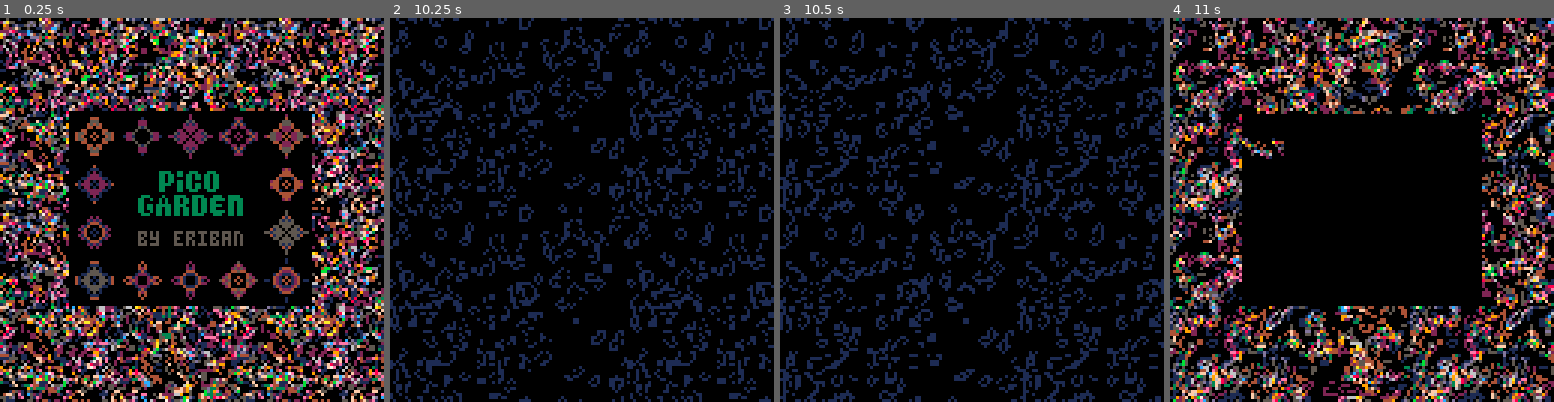
Above: before the commit, frames 1-4 (left to right).
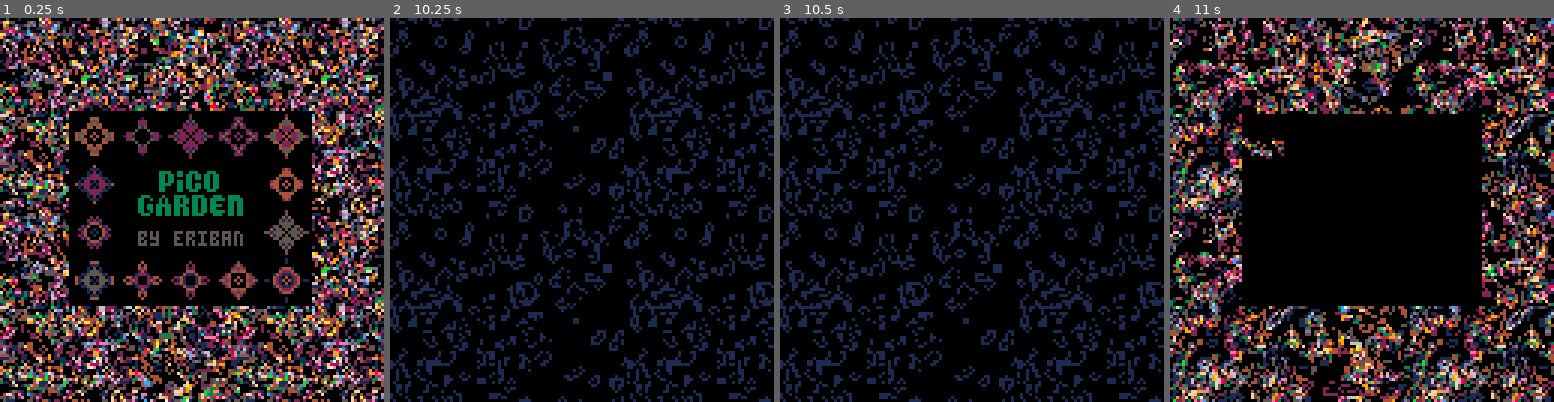
Above: after the commit, the same moments.

Repository: erwinbonsma/PicoGarden
Game: PICO-8 cartridge picogarden.p8
Same seed, same stepped clock (60 frames per second), same inputs: the game is played once before the commit and once after it.
Inputs:
- Up to frame 1 (0.25 s): no input
- Up to frame 2 (10.25 s): tap X (X key) at 0.33, 1.07, 1.85, 2.97, 4.08, 5.2, 6.32, 7.43, 8.55, 9.67 s; tap O (Z key) at 0.7, 1.7, 2.1, 2.5, 2.9, 3.3, 3.7, 4.1, 4.5, 4.9, 5.3, 5.7, 6.1, 6.5, 6.9, 7.3, 7.7, 8.1, 8.5, 8.9, 9.3, 9.7, 10.1 s; hold Right 1.6-2.1 s; hold Up 2.15-2.42 s; hold Right 2.47-3.03 s; hold Left 3.08-3.58 s; hold Down 3.63-3.97 s; hold Right 4.02-4.68 s; hold Up 4.73-5.03 s; hold Left 5.08-5.68 s; hold Down 5.73-6.03 s; hold Right 6.08-6.58 s; hold Right 6.63-7.13 s; hold Up 7.18-7.45 s; hold Right 7.5-8.07 s; hold Left 8.12-8.62 s; hold Down 8.67-9 s; hold Right 9.05-9.72 s; hold Up 9.77-10.07 s; hold Left from 10.12 s (still down)
- Up to frame 3 (10.5 s): keep holding Left
- Up to frame 4 (11 s): tap O (Z key) at 10.5, 10.9 s; release Left at 10.72 s; hold Down from 10.77 s (still down); tap X (X key) at 10.78 s

Frames 1-2 are identical in both runs. In frame 3, 16% of the frame differs, in the area x 0-100%, y 0-100%; in frame 4, nothing differs.

Commit message:
Avoid revive cpu spike

Diff:
--- a/picogarden.p8
+++ b/picogarden.p8
@@ -660,13 +660,16 @@
 
  local a={}
  for ca in all(cas) do
-  add(a,ca.bitgrid.a0+specs.bpr)
+  add(
+   a,ca.bitgrid.a0+specs.bpr-4
+  )
  end
 
  local v={}
  for row=1,specs.h do
   for col=0,specs.bpr-1,4 do
    for i=1,#cas do
+    a[i]+=4
     v[i]=$a[i]
    end
    for i=1,#cas do
@@ -675,9 +678,6 @@
     poke4(a[idx],$a[idx]|r)
     idx=(i+#cas-2)%#cas+1
     poke4(a[idx],$a[idx]|r)
-   end
-   for i=1,#cas do
-    a[i]+=4
    end
   end
  end
@@ -943,6 +943,9 @@
     revive(state.gols)
     state.revive_wait=min_revive_delay
     state.num_revives+=1>>16
+    -- skip ca updates to avoid
+    -- cpu spike
+    return
    else
     sfx(6)
    end
